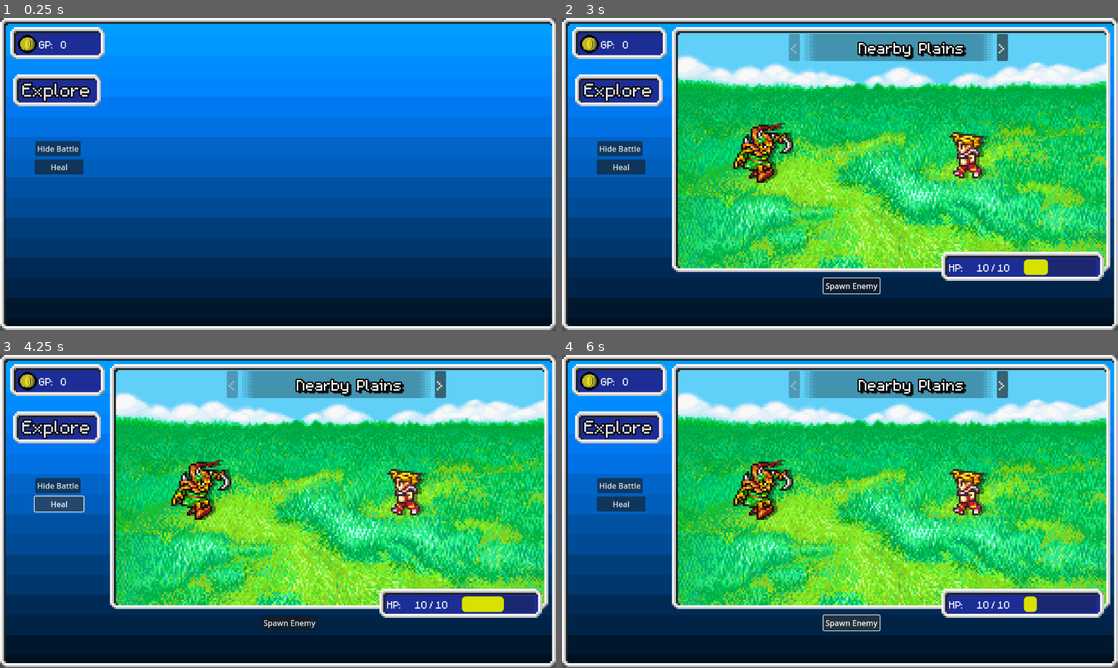
Above: before the commit, frames 1-4 (two rows, left to right).
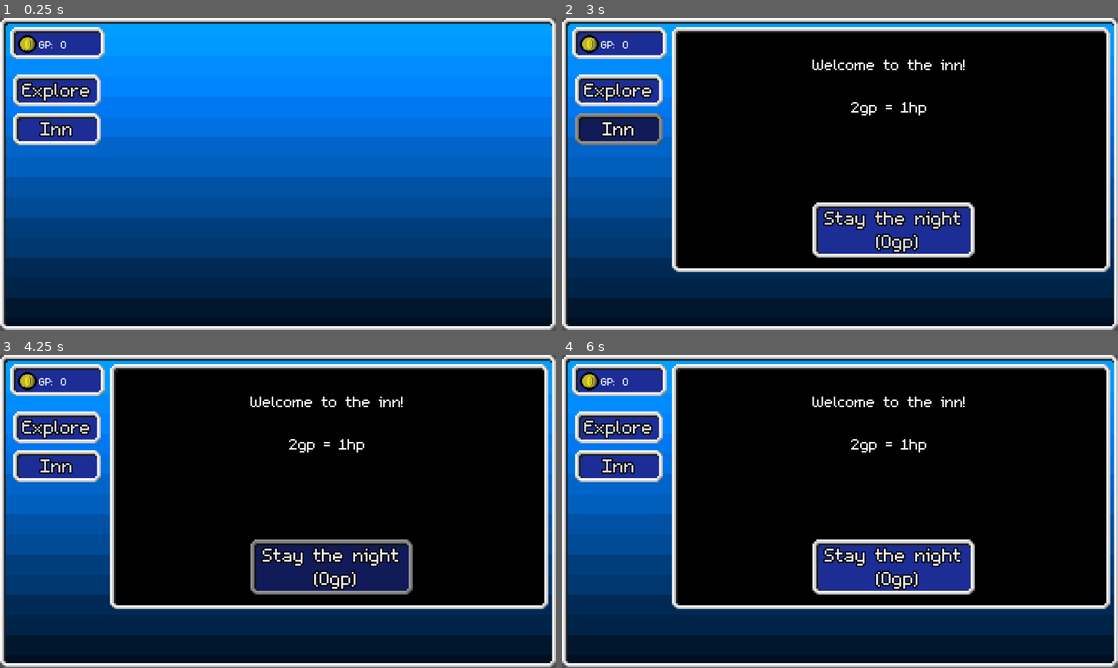
Above: after the commit, the same moments.

Repository: AyaPK/ff-incremental
Game: Godot game, scene res://scenes/main.tscn
Two runs of this game, one before a commit and one after it. Both use one fixed random seed, a clock stepped at 60 frames per second and the inputs below.
Inputs (mouse positions are in pixels of both pictures, inside the frame that each line leads up to):
- Up to frame 1 (0.25 s): no input
- Up to frame 2 (3 s): click (617, 149) at 0.5 s, where only the run before the commit has a clickable "Hide Battle"; click "Explore" at 1.25 s; click "Spawn Enemy" at 2 s; click (617, 130) at 2.75 s, where only the run after the commit has a clickable "Inn"
- Up to frame 3 (4.25 s): click "Heal" (after the commit: "Stay the night (0gp)") at 3.5 s
- Up to frame 4 (6 s): click (1001, 383) at 4.25 s, where only the run before the commit has a clickable ">"; click (795, 383) at 5 s, where only the run before the commit has a clickable "<"; click (851, 624) at 5.75 s, where only the run before the commit has a clickable "Spawn Enemy"

The runs differ from the first frame. In frame 1, 2.3% of the frame differs, in the area x 2-19%, y 30-50%; in frame 2, 62%; in frame 3, 62%; in frame 4, 62%, in the area x 2-98%, y 4-89%.

Commit message:
Adds inn scene and implements healing
Adds a new scene representing an inn where the player can heal.

Implements the healing functionality, allowing the player to
restore HP by spending gold.

Increases the base HP of the character.

Hides the battle scene at start.

Diff:
--- a/00_globals/party_manager.gd
+++ b/00_globals/party_manager.gd
@@ -8,7 +8,7 @@
 func _ready() -> void:
 	var character: Character = Character.new()
 	character.job = "warrior"
-	character.max_hp = 10
+	character.max_hp = 100
 	character.hp = 10
 	character.image = load("res://assets/sprites/characters/"+character.job+".png")
 	character.speed = 5
--- a/scenes/battle_scene.tscn
+++ b/scenes/battle_scene.tscn
@@ -116,10 +116,10 @@
 one_shot = true
 
 [node name="RespawnBar" type="TextureProgressBar" parent="."]
-offset_left = 125.0
-offset_top = 195.0
-offset_right = 318.0
-offset_bottom = 259.0
+offset_left = 120.0
+offset_top = 189.0
+offset_right = 313.0
+offset_bottom = 253.0
 scale = Vector2(2, 2)
 max_value = 500.0
 value = 430.0
--- /dev/null
+++ b/scenes/inn_scene.tscn
@@ -0,0 +1,52 @@
+[gd_scene load_steps=6 format=3 uid="uid://bl0l5w3gxppyx"]
+
+[ext_resource type="Script" uid="uid://dpw6sba4dqwff" path="res://scripts/inn_scene.gd" id="1_43lm1"]
+[ext_resource type="Texture2D" uid="uid://crvv7xv0u4uel" path="res://assets/UI/Border.png" id="1_132hl"]
+[ext_resource type="Theme" uid="uid://qjlccl67t0sg" path="res://themes/main_button.tres" id="2_dqubn"]
+[ext_resource type="FontFile" uid="uid://cx7qgymunfupm" path="res://assets/fonts/m5x7.ttf" id="3_vomat"]
+
+[sub_resource type="StyleBoxTexture" id="StyleBoxTexture_tefeu"]
+content_margin_left = 8.0
+content_margin_top = 8.0
+content_margin_right = 8.0
+content_margin_bottom = 8.0
+texture = ExtResource("1_132hl")
+texture_margin_left = 16.0
+texture_margin_top = 16.0
+texture_margin_right = 16.0
+texture_margin_bottom = 16.0
+
+[node name="InnScene" type="Node2D"]
+script = ExtResource("1_43lm1")
+
+[node name="Panel" type="PanelContainer" parent="."]
+offset_right = 908.44446
+offset_bottom = 511.0
+theme_override_styles/panel = SubResource("StyleBoxTexture_tefeu")
+
+[node name="ColorRect" type="ColorRect" parent="Panel"]
+z_index = -1
+layout_mode = 2
+color = Color(0, 0, 0, 1)
+
+[node name="Heal" type="Button" parent="."]
+offset_left = 291.0
+offset_top = 363.0
+offset_right = 627.0
+offset_bottom = 433.0
+theme = ExtResource("2_dqubn")
+text = "Stay at the inn"
+
+[node name="Label" type="Label" parent="."]
+offset_left = -43.0
+offset_top = 55.0
+offset_right = 944.0
+offset_bottom = 228.0
+theme_override_fonts/font = ExtResource("3_vomat")
+theme_override_font_sizes/font_size = 50
+text = "Welcome to the inn!
+
+2gp = 1hp"
+horizontal_alignment = 1
+
+[connection signal="pressed" from="Heal" to="." method="_on_heal_pressed"]
--- a/scenes/main.tscn
+++ b/scenes/main.tscn
@@ -6,6 +6,7 @@
 [ext_resource type="PackedScene" uid="uid://ba1kvyicctv8r" path="res://scenes/battle_scene.tscn" id="3_sugp2"]
 [ext_resource type="Theme" uid="uid://qjlccl67t0sg" path="res://themes/main_button.tres" id="5_tefeu"]
 [ext_resource type="PackedScene" uid="uid://cd4ehv0x3cpnd" path="res://scenes/resources_panel.tscn" id="7_o6xl0"]
+[ext_resource type="PackedScene" uid="uid://bl0l5w3gxppyx" path="res://scenes/inn_scene.tscn" id="7_tipki"]
 
 [sub_resource type="StyleBoxTexture" id="StyleBoxTexture_sugp2"]
 content_margin_left = 8.0
@@ -33,16 +34,6 @@
 texture = ExtResource("1_o5qli")
 expand_mode = 3
 
-[node name="BattleScene" parent="." instance=ExtResource("3_sugp2")]
-position = Vector2(228, 19)
-
-[node name="HideBattle" type="Button" parent="."]
-offset_left = 73.0
-offset_top = 255.0
-offset_right = 167.0
-offset_bottom = 286.0
-text = "Hide Battle"
-
 [node name="ExploreButton" type="Button" parent="."]
 offset_left = 27.0
 offset_top = 117.0
@@ -51,15 +42,23 @@
 theme = ExtResource("5_tefeu")
 text = "Explore"
 
-[node name="Heal" type="Button" parent="."]
-offset_left = 72.0
-offset_top = 293.0
-offset_right = 173.0
-offset_bottom = 324.0
-text = "Heal"
+[node name="InnButton" type="Button" parent="."]
+offset_left = 27.0
+offset_top = 197.0
+offset_right = 209.0
+offset_bottom = 267.0
+theme = ExtResource("5_tefeu")
+text = "Inn"
 
 [node name="ResourcesPanel" parent="." instance=ExtResource("7_o6xl0")]
 
-[connection signal="pressed" from="HideBattle" to="." method="_on_hide_battle_pressed"]
+[node name="BattleScene" parent="." instance=ExtResource("3_sugp2")]
+visible = false
+position = Vector2(228, 19)
+
+[node name="InnScene" parent="." instance=ExtResource("7_tipki")]
+visible = false
+position = Vector2(228, 19)
+
 [connection signal="pressed" from="ExploreButton" to="." method="_on_explore_pressed"]
-[connection signal="pressed" from="Heal" to="." method="_on_heal_pressed"]
+[connection signal="pressed" from="InnButton" to="." method="_on_inn_button_pressed"]
--- a/scripts/character.gd
+++ b/scripts/character.gd
@@ -49,7 +49,9 @@
 		BattleManager.battle_scene.refresh_stats()
 
 func _level_up() -> void:
-	max_hp += randi_range(3, 8)
+	var hp_increase: int = randi_range(3, 8)
+	max_hp += hp_increase
+	hp += hp_increase
 	if job == "warrior":
 		attack += 1
 		defense += 1
--- /dev/null
+++ b/scripts/inn_scene.gd
@@ -0,0 +1,28 @@
+class_name InnScene extends Node2D
+
+@onready var heal: Button = $Heal
+
+var heal_cost: int
+var heal_amount: int
+
+func _ready() -> void:
+	pass
+
+func _process(_delta: float) -> void:
+	pass
+
+func _on_heal_pressed() -> void:
+	PartyManager.member_1.hp += heal_amount
+	ResourceManager.gp -= heal_cost
+	calculate_cost()
+
+func calculate_cost() -> void:
+	heal_amount = PartyManager.member_1.max_hp - PartyManager.member_1.hp
+	heal_cost = heal_amount * 2
+
+	if heal_cost > ResourceManager.gp:
+		@warning_ignore("integer_division")
+		heal_amount = floori(ResourceManager.gp/2)
+		heal_cost = heal_amount * 2
+
+	heal.text = "Stay the night \n ("+str(heal_cost)+"gp)"
--- a/scripts/main.gd
+++ b/scripts/main.gd
@@ -1,30 +1,34 @@
 extends Node2D
 
 var state: String
+var open_scene: Node2D
 
 func _ready() -> void:
 	BattleManager.load_player()
-	_on_hide_battle_pressed()
+	$BattleScene.process_mode = Node.PROCESS_MODE_DISABLED
 
 func _process(_delta: float) -> void:
 	pass
 
-func _on_hide_battle_pressed() -> void:
-	state = "hide"
-	$BattleScene.process_mode = Node.PROCESS_MODE_DISABLED
-	$BattleScene.hide()
-
 func _on_explore_pressed() -> void:
 	if state != "explore":
+		if open_scene:
+			open_scene.hide()
+		open_scene = $BattleScene
 		state = "explore"
 		$BattleScene.process_mode = Node.PROCESS_MODE_ALWAYS
 		$BattleScene.refresh_stats()
-		$BattleScene.change_area("nearby_plains")
+		$BattleScene.change_area(BattleManager.get_area_name(BattleManager.area_index))
 		$BattleScene.character_slot_1.move_timer.start()
 		$BattleScene.enemy_slot_1.move_timer.start()
 		$BattleScene.show()
 
 
-func _on_heal_pressed() -> void:
-	PartyManager.member_1.hp = PartyManager.member_1.max_hp
-	$BattleScene.refresh_stats()
+func _on_inn_button_pressed() -> void:
+	if state != "inn":
+		if open_scene:
+			open_scene.hide()
+		open_scene = $InnScene
+		state = "inn"
+		$InnScene.show()
+		$InnScene.calculate_cost()
Not shown: 1 places in scenes/main.tscn that only renumber resources
Not shown, added: scripts/inn_scene.gd.uid
